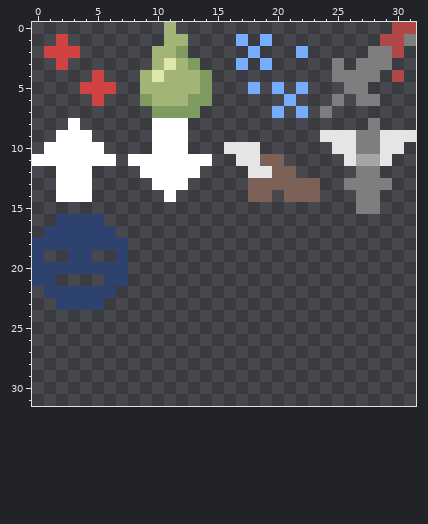
Pixel-art file: PixelEngine/res/sprites/status.aseprite. Above, as it was before the edit.
32x32 pixels, 1 frame. Colours within 5 levels of each other are drawn and written as one.
The result:
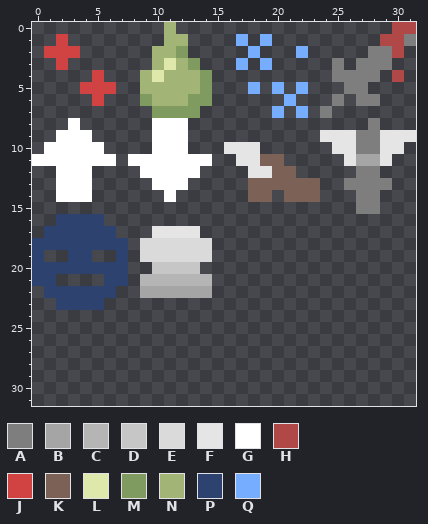
Palette (. is transparent): A #7e7e7e  B #a5a5a5  C #b5b5b5  D #c6c6c6  E #dadada  F #e5e5e5  G #ffffff  H #b14848  J #d14242  K #7c6256  L #dfe8ab  M #809b60  N #a2b577  P #2d426e  Q #76adff
From old to new:
--- layer "Layer 1"
@@ x 7..16 @@
 16 ..........
-17 ..........
-18 P.........
-19 P.........
-20 P.........
-21 P.........
-22 ..........
+17 ...FFFF...
+18 P.EEEEEE..
+19 P.EEEEEE..
+20 P..DDDD...
+21 P.CCCCCC..
+22 ..BBBBBB..
 23 ..........
Pixel boxes of the changes (left, top, right, bottom) in both pictures:
added: (140, 226, 212, 298)
